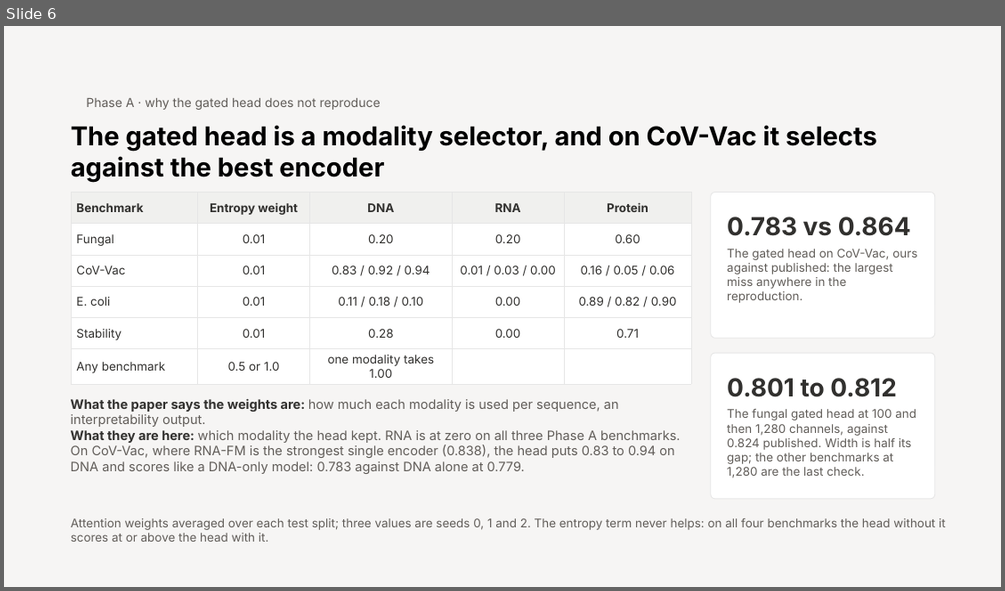
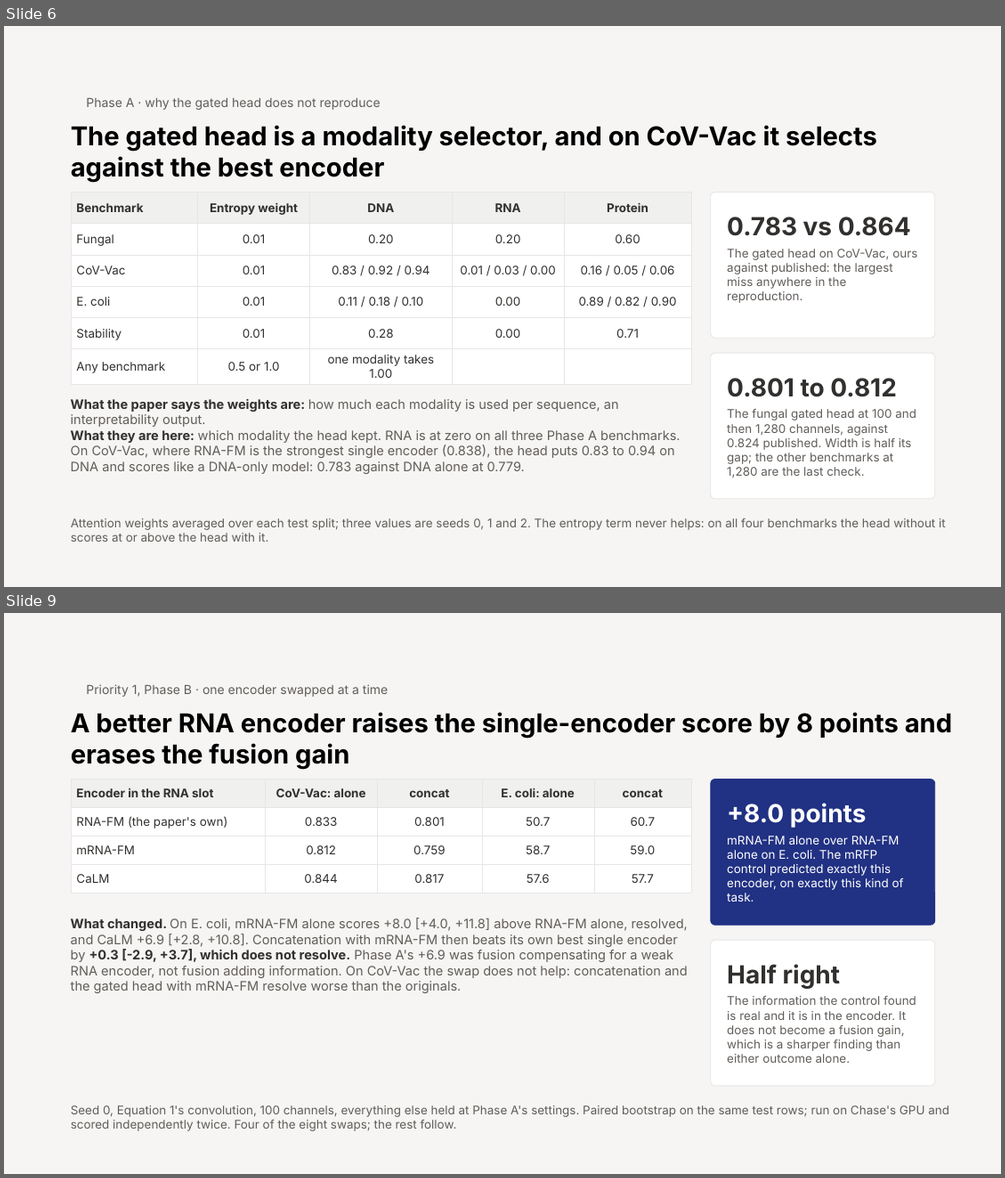
Before and after one commit to jtmckinley4/multimodal-bio-fusion, a slide deck: docs/notes/Slides/Mina_Progress_Slides_2026-10-22.pptx. Shown one above the other, each under a label of ours: slide 6 before the commit, slides 6 and 9 after it; the slides between them are not shown. The pictures are 1005x591 and 1005x1178 pixels, drawn with LibreOffice and Linux fonts; fonts in the diff are those of the drawing. Boxes give left, top, right and bottom in pixels: in the first picture for what was removed or moved away, otherwise in the second. Text is boxed around its words. In the diff, an @@ line names an element or a change of style, - is before the commit and + after.

```diff
--- a/docs/notes/Slides/Mina_Progress_Slides_2026-10-22.pptx
+++ b/docs/notes/Slides/Mina_Progress_Slides_2026-10-22.pptx
@@ slide 9 added at box(4, 613, 1001, 1174), background #F6F5F4 @@
@@ text added at box(86, 684, 388, 697), 12 pt, text #615D59 @@
+Priority 1, Phase B · one encoder swapped at a time
@@ title added at box(71, 712, 952, 770), 25 pt, text #000000, bold @@
+A better RNA encoder raises the single-encoder score by 8 points and erases the fusion gain
@@ table added at box(71, 779, 691, 886), 4 rows, 5 columns @@
+Encoder in the RNA slot | CoV-Vac: alone | concat | E. coli: alone | concat
+RNA-FM (the paper's own) | 0.833 | 0.801 | 50.7 | 60.7
+mRNA-FM | 0.812 | 0.759 | 58.7 | 59.0
+CaLM | 0.844 | 0.817 | 57.6 | 57.7
@@ rounded rectangle added at box(711, 779, 935, 925), fill #213183, outline #213183 0.75 pt @@
@@ text added at box(727, 803, 866, 827), 24 pt, text #FFFFFF, bold @@
++8.0 points
@@ text added at box(727, 835, 904, 901), 11.5 pt, text #FFFFFF @@
+mRNA-FM alone over RNA-FM alone on E. coli. The mRFP control predicted exactly this encoder, on exactly this kind of task.
@@ text added at box(71, 917, 688, 993), 12.5 pt, text #615D59 @@
+What changed. On E. coli, mRNA-FM alone scores +8.0 [+4.0, +11.8] above RNA-FM alone, resolved, and CaLM +6.9 [+2.8, +10.8]. Concatenation with mRNA-FM then beats its own best single encoder by +0.3 [-2.9, +3.7], which does not resolve. Phase A's +6.9 was fusion compensating for a weak RNA encoder, not fusion adding information. On CoV-Vac the swap does not help: concatenation and the gated head with mRNA-FM resolve worse than the originals.
@@ rounded rectangle added at box(711, 940, 935, 1086), fill #FFFFFF, outline #E6E6E6 0.75 pt @@
@@ text added at box(727, 964, 840, 989), 24 pt, text #31302E, bold @@
+Half right
@@ text added at box(727, 996, 916, 1062), 11.5 pt, text #615D59 @@
+The information the control found is real and it is in the encoder. It does not become a fusion gain, which is a sharper finding than either outcome alone.
@@ text added at box(71, 1105, 949, 1131), 11.5 pt, text #615D59 @@
+Seed 0, Equation 1's convolution, 100 channels, everything else held at Phase A's settings. Paired bootstrap on the same test rows; run on Chase's GPU and scored independently twice. Four of the eight swaps; the rest follow.
```
Also in this commit, not shown: 5 slides changed, 2 other slides added.
